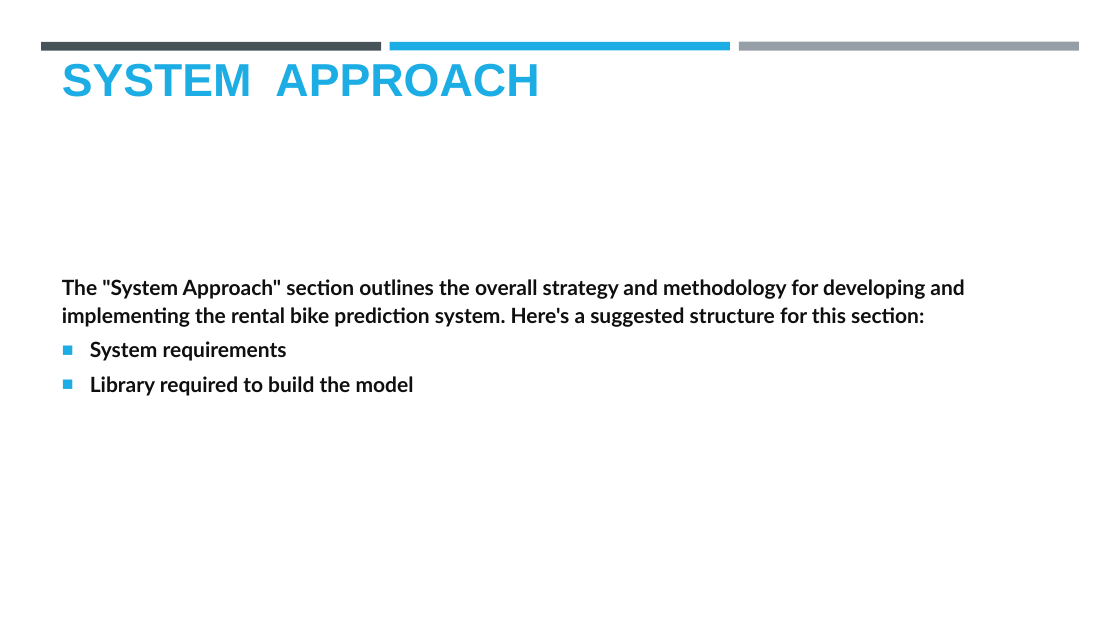
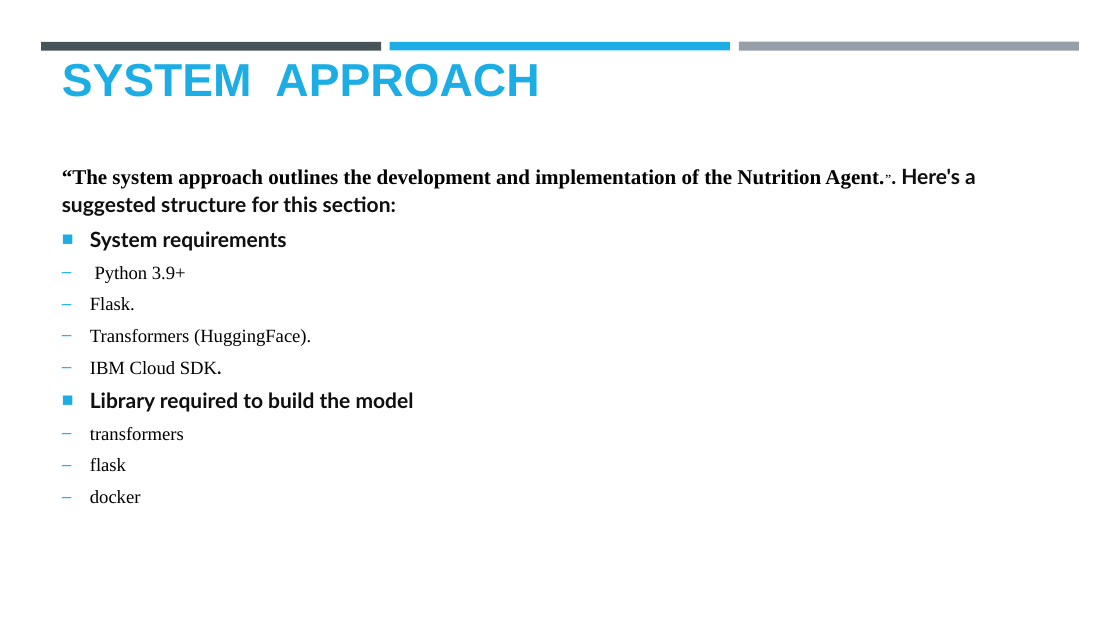
Before and after one commit to mushu677/Nutrition_Agent, a slide deck: slide 5 of Nutrition_Agent_Presentation(1).pptx. Drawn at 1120x630 pixels with LibreOffice and Linux fonts; fonts in the diff are those of the drawing; background and template pictures are left out. Boxes give left, top, right and bottom in pixels: in the first picture for what was removed or moved away, otherwise in the second. Text is boxed around its words. In the diff, an @@ line names an element or a change of style, - is before the commit and + after.

```diff
--- a/Nutrition_Agent_Presentation(1).pptx
+++ b/Nutrition_Agent_Presentation(1).pptx
@@ text at (x1=62, y1=168, x2=976, y2=216): text changed; font Lato to Times New Roman; text colour #0F0F0F to #000000 @@
-The "System Approach" section outlines the overall strategy and methodology for developing and implementing the rental bike prediction system. Here's a suggested structure for this section:
+“The system approach outlines the development and implementation of the Nutrition Agent.”. Here's a suggested structure for this section:
@@ text at (x1=90, y1=266, x2=311, y2=375): paragraphs added @@
+– Python 3.9+
+– Flask.
+– Transformers (HuggingFace).
+– IBM Cloud SDK.
@@ text at (x1=90, y1=427, x2=184, y2=504): paragraphs added @@
+– transformers
+– flask
+– docker
```
Also in this commit, not shown: 1 other slide changed.
